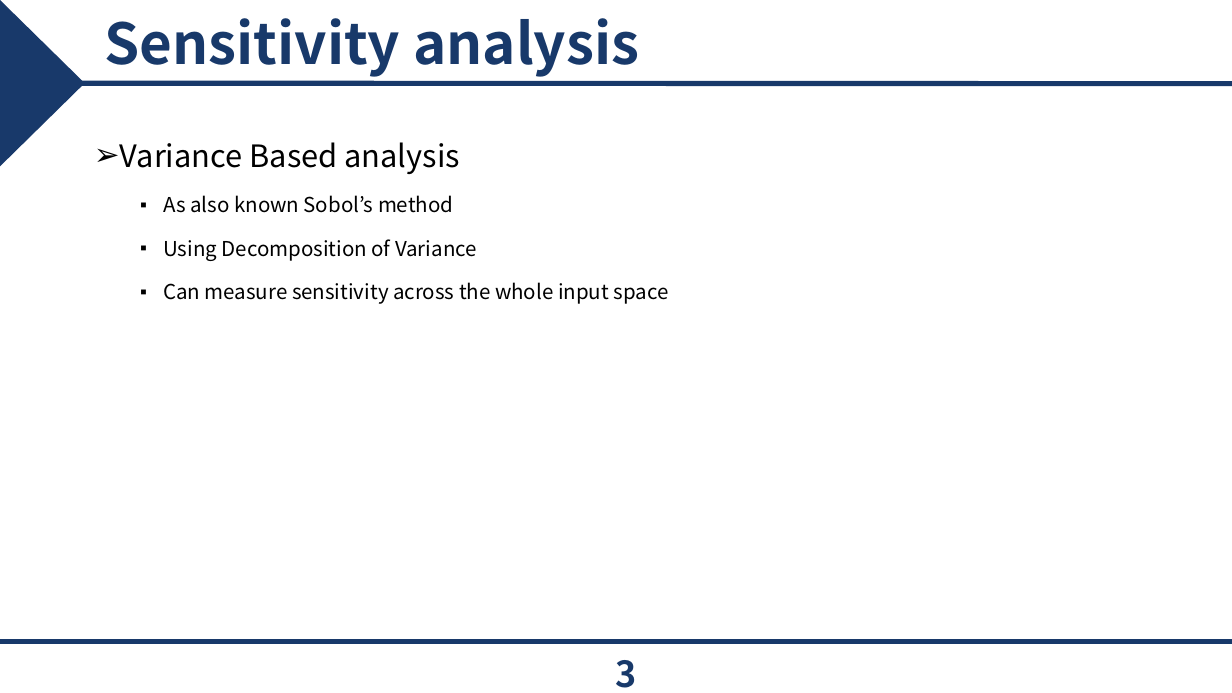
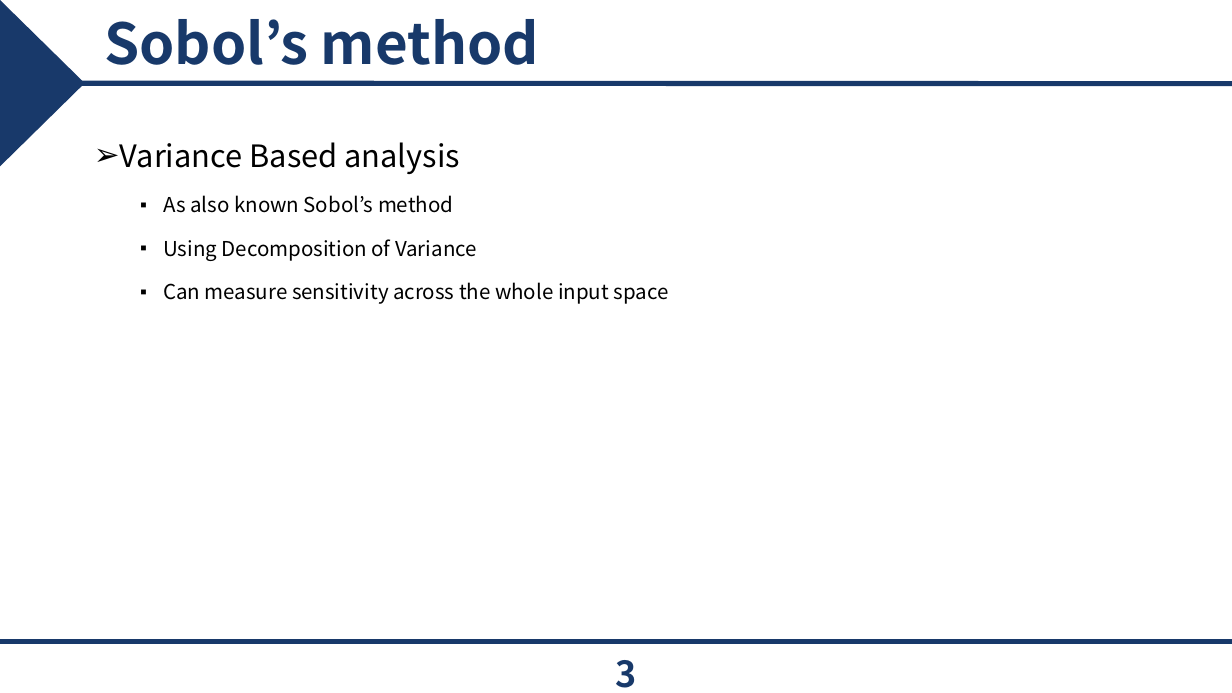
Before and after one commit to epoxx-arch/Torque_vectoringthesis, a slide deck: slide 3 of PPT/개인 연구 Parametric.pptx. Drawn at 1232x693 pixels with LibreOffice and Linux fonts; fonts in the diff are those of the drawing; background and template pictures are left out. Boxes give left, top, right and bottom in pixels: in the first picture for what was removed or moved away, otherwise in the second. Text is boxed around its words. In the diff, an @@ line names an element or a change of style, - is before the commit and + after.

```diff
--- a/PPT/개인 연구 Parametric.pptx
+++ b/PPT/개인 연구 Parametric.pptx
@@ title at (104, 19, 539, 65): text changed @@
-Sensitivity analysis
+Sobol’s method
```
Also in this commit, not shown: 2 other slides changed, 8 slides added, 4 slides removed, 3 other files.
